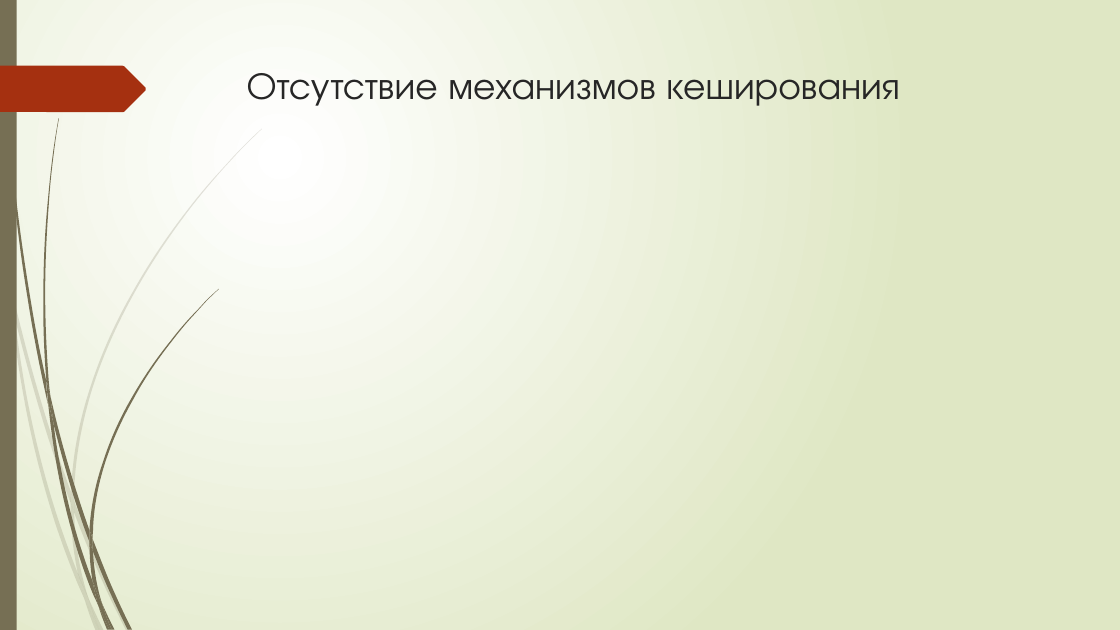
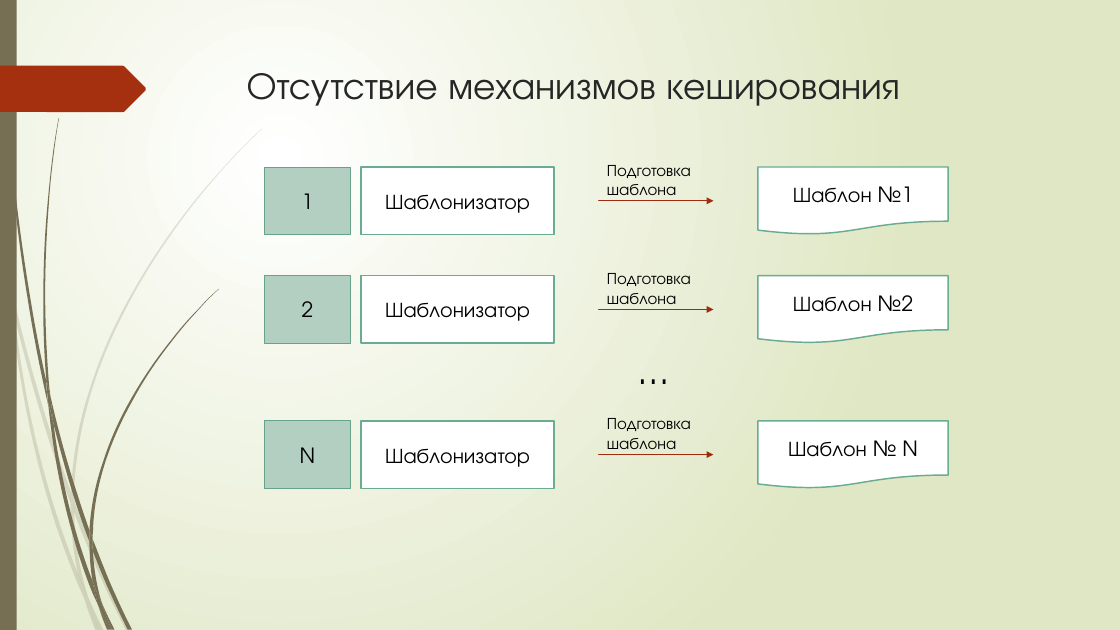
Before and after one commit to bobs4462/tachyon, a slide deck: slide 10 of docs/Презентация ВКР.pptx. Drawn at 1120x630 pixels with LibreOffice and Linux fonts; fonts in the diff are those of the drawing. Boxes give left, top, right and bottom in pixels: in the first picture for what was removed or moved away, otherwise in the second. Text is boxed around its words. In the diff, an @@ line names an element or a change of style, - is before the commit and + after.

```diff
--- a/docs/Презентация ВКР.pptx
+++ b/docs/Презентация ВКР.pptx
@@ group added at (x1=265, y1=165, x2=948, y2=234): 2 rectangles, 1 arrow, 1 flow chart document, 1 text @@
+Шаблонизатор
+1
+Шаблон №1
+Подготовка шаблона
@@ group added at (x1=265, y1=273, x2=948, y2=343): 2 rectangles, 1 arrow, 1 flow chart document, 1 text @@
+Шаблонизатор
+2
+Шаблон №2
+Подготовка шаблона
@@ text added at (x1=630, y1=343, x2=682, y2=397), 32 pt, text #000000 @@
+…
@@ group added at (x1=265, y1=418, x2=948, y2=488): 2 rectangles, 1 arrow, 1 flow chart document, 1 text @@
+Шаблонизатор
+N
+Шаблон № N
+Подготовка шаблона
```
Also in this commit, not shown: 2 other slides changed, 4 slides added.
